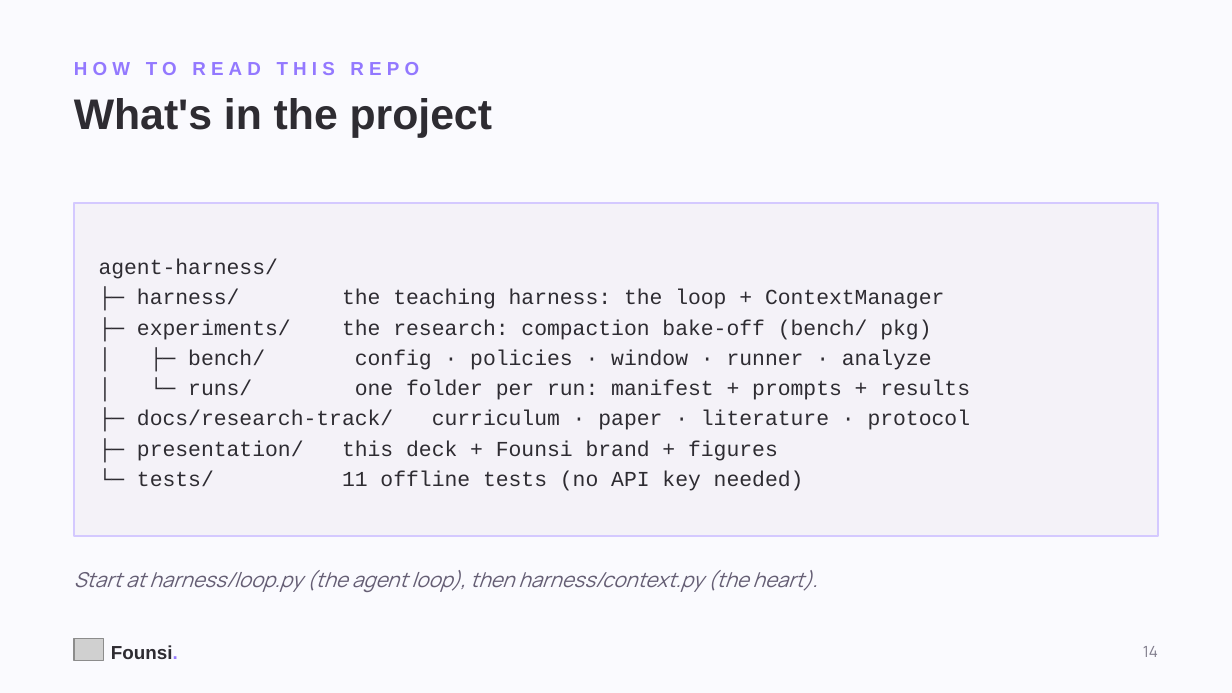
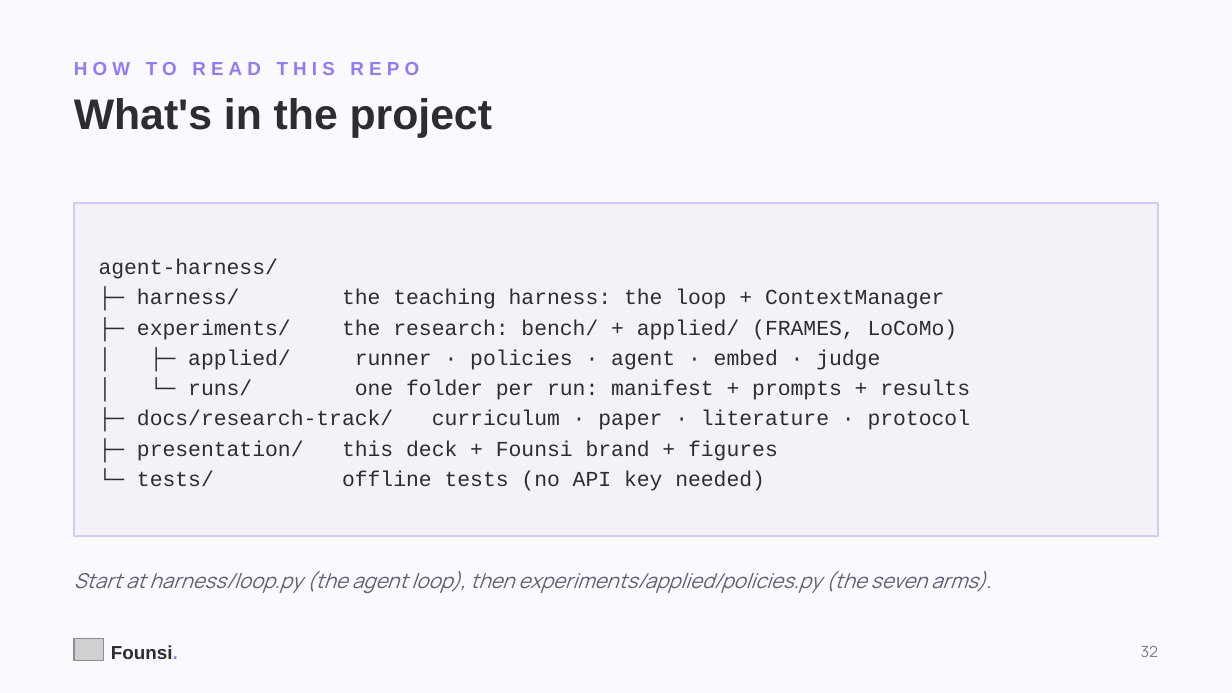
Before and after one commit to kanishkpatel1995/agent-harness, a slide deck: slide 32 of presentation/founsi-context-engineering.pptx (slide 14 before the commit). Drawn at 1232x693 pixels with LibreOffice and Linux fonts; fonts in the diff are those of the drawing; grey boxes stand for pictures. Boxes give left, top, right and bottom in pixels: in the first picture for what was removed or moved away, otherwise in the second. Text is boxed around its words. In the diff, an @@ line names an element or a change of style, - is before the commit and + after.

```diff
--- a/presentation/founsi-context-engineering.pptx
+++ b/presentation/founsi-context-engineering.pptx
@@ text at bbox=[137, 319, 958, 370]: text changed @@
-├─ experiments/ the research: compaction bake-off (bench/ pkg)
-│ ├─ bench/ config · policies · window · runner · analyze
+├─ experiments/ the research: bench/ + applied/ (FRAMES, LoCoMo)
+│ ├─ applied/ runner · policies · agent · embed · judge
@@ text at bbox=[137, 471, 765, 491]: text changed @@
-└─ tests/ 11 offline tests (no API key needed)
+└─ tests/ offline tests (no API key needed)
@@ text at bbox=[74, 571, 991, 593]: text changed @@
-Start at harness/loop.py (the agent loop), then harness/context.py (the heart).
+Start at harness/loop.py (the agent loop), then experiments/applied/policies.py (the seven arms).
@@ text at bbox=[1141, 646, 1158, 657]: text changed @@
-14
+32
```
Also in this commit, not shown: 15 other slides changed, 24 slides added, 12 slides removed, 1 other file.
